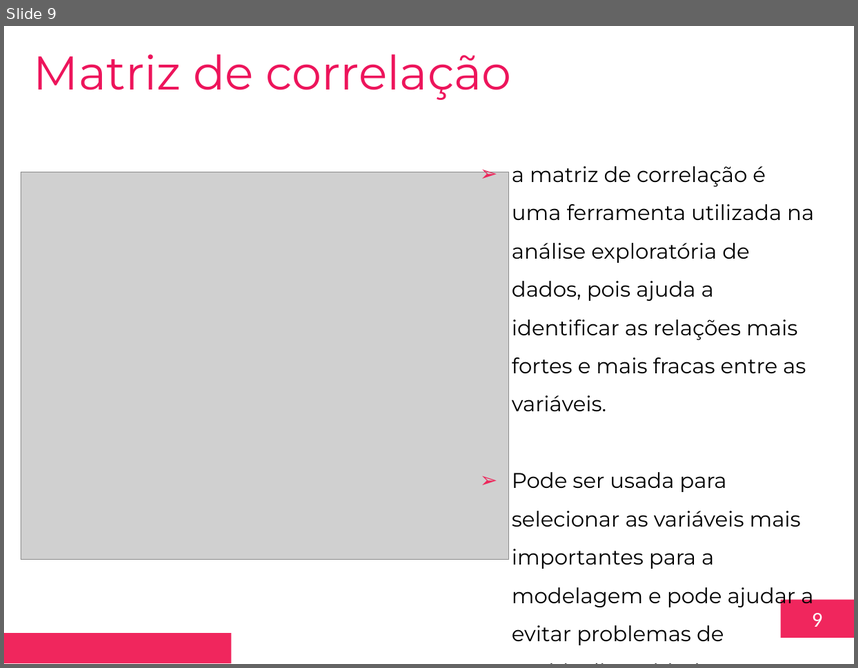
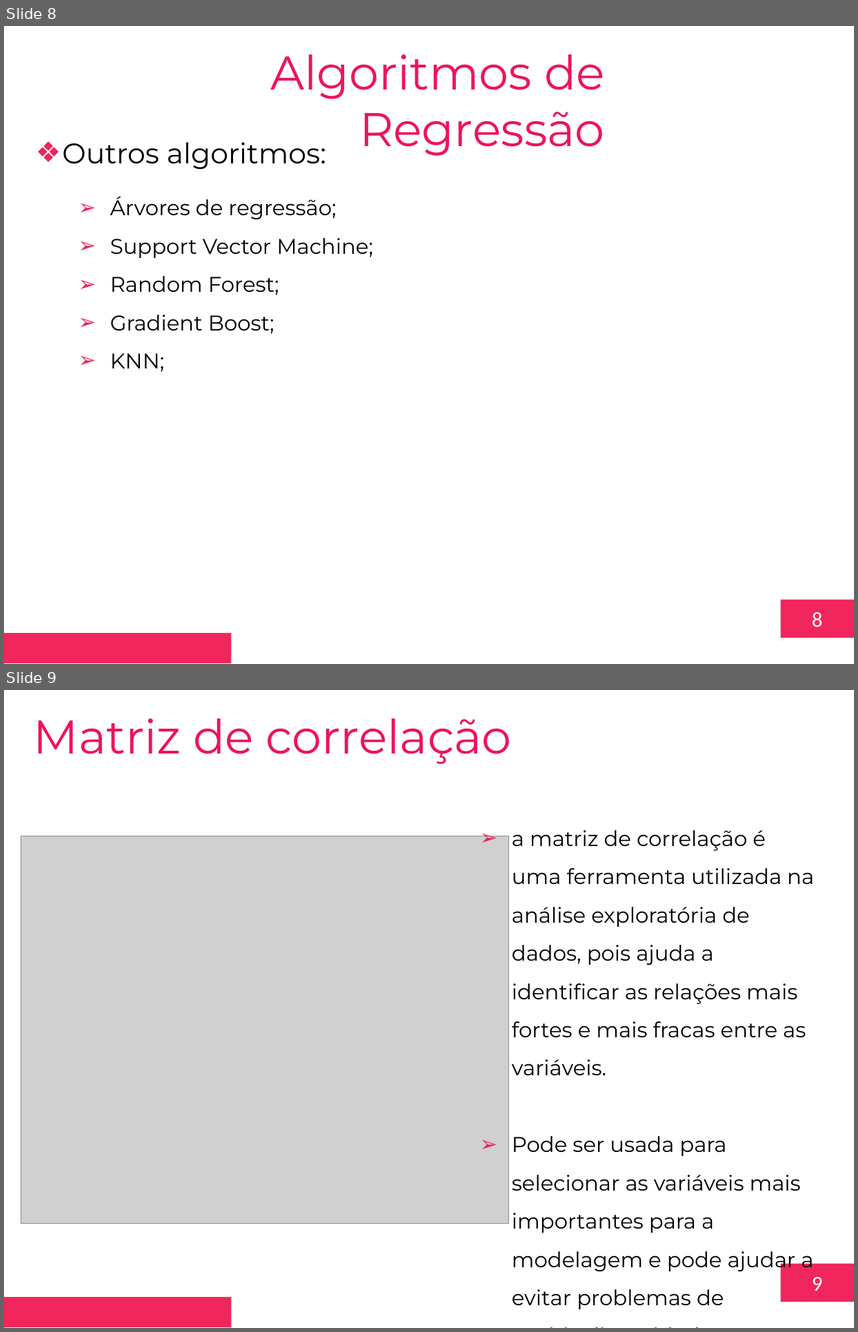
Before and after one commit to toyusan/aula-fiap-disruptive-archs, a slide deck: Aula 05/2023.03.09 Aula 05 – Modelos de aprendizado supervisionados – Regressão v1.pptx. Shown one above the other, each under a label of ours: slide 9 before the commit, slides 8 and 9 after it. The pictures are 858x668 and 858x1332 pixels, drawn with LibreOffice and Linux fonts; fonts in the diff are those of the drawing; grey boxes stand for pictures; background and template pictures are left out. Boxes give left, top, right and bottom in pixels: in the first picture for what was removed or moved away, otherwise in the second. Text is boxed around its words. In the diff, an @@ line names an element or a change of style, - is before the commit and + after.

```diff
--- a/Aula 05/2023.03.09 Aula 05 – Modelos de aprendizado supervisionados – Regressão v1.pptx
+++ b/Aula 05/2023.03.09 Aula 05 – Modelos de aprendizado supervisionados – Regressão v1.pptx
@@ slide 8 added at box(4, 26, 854, 664), background #FFFFFF; not listed: 2 template elements that a slide beside it also shows @@
@@ text added at box(270, 54, 605, 156), 40 pt, text #ED145B @@
+Algoritmos de Regressão
@@ text added at box(62, 142, 326, 169), 24 pt, text #000000 @@
+❖ Outros algoritmos:
@@ text added at box(110, 196, 373, 372), 18 pt, text #000000 @@
+  ➢ Árvores de regressão;
+  ➢ Support Vector Machine;
+  ➢ Random Forest;
+  ➢ Gradient Boost;
+  ➢ KNN;
```
Also in this commit, not shown: 1 slide removed, 3 other files.
